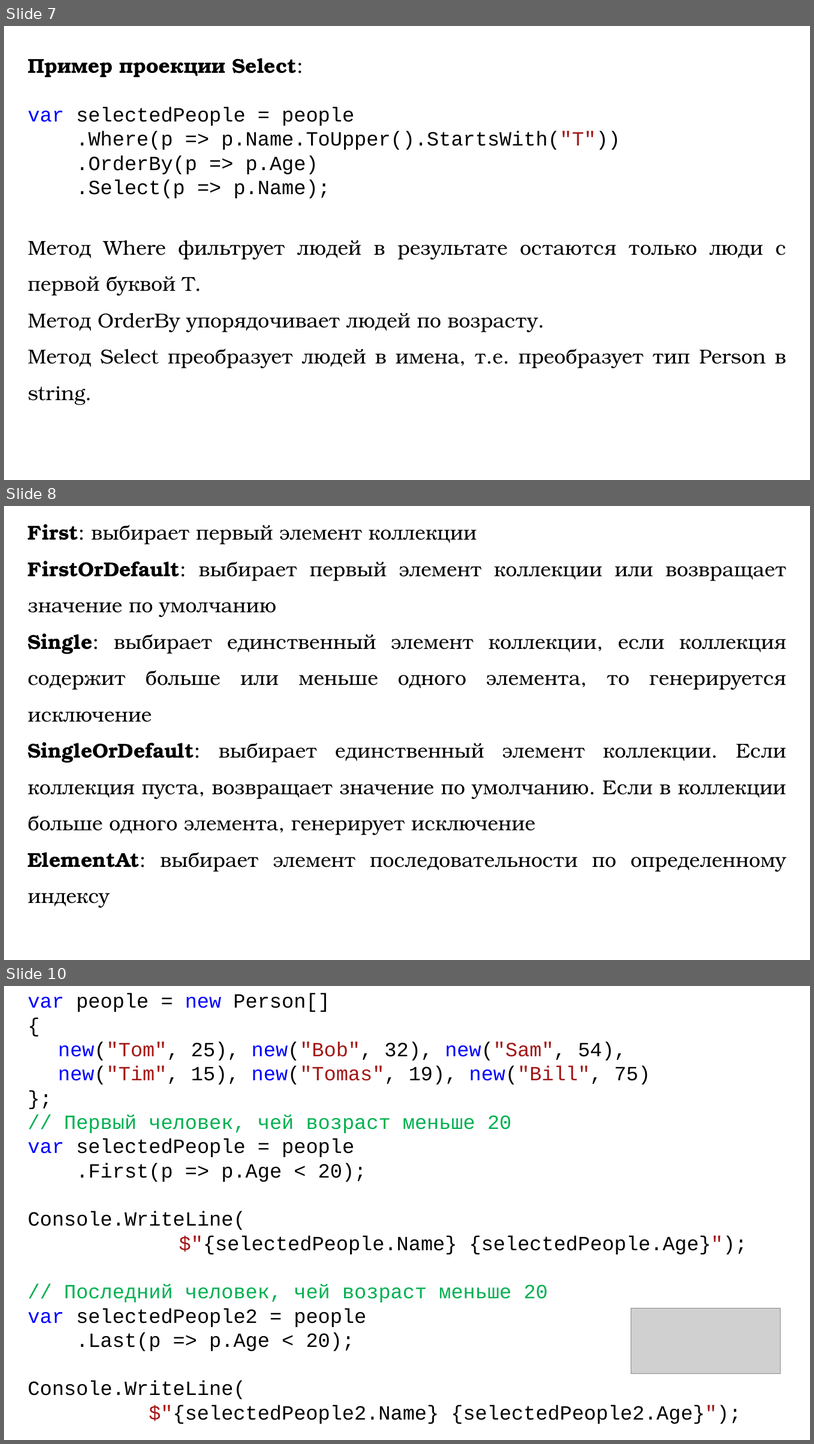
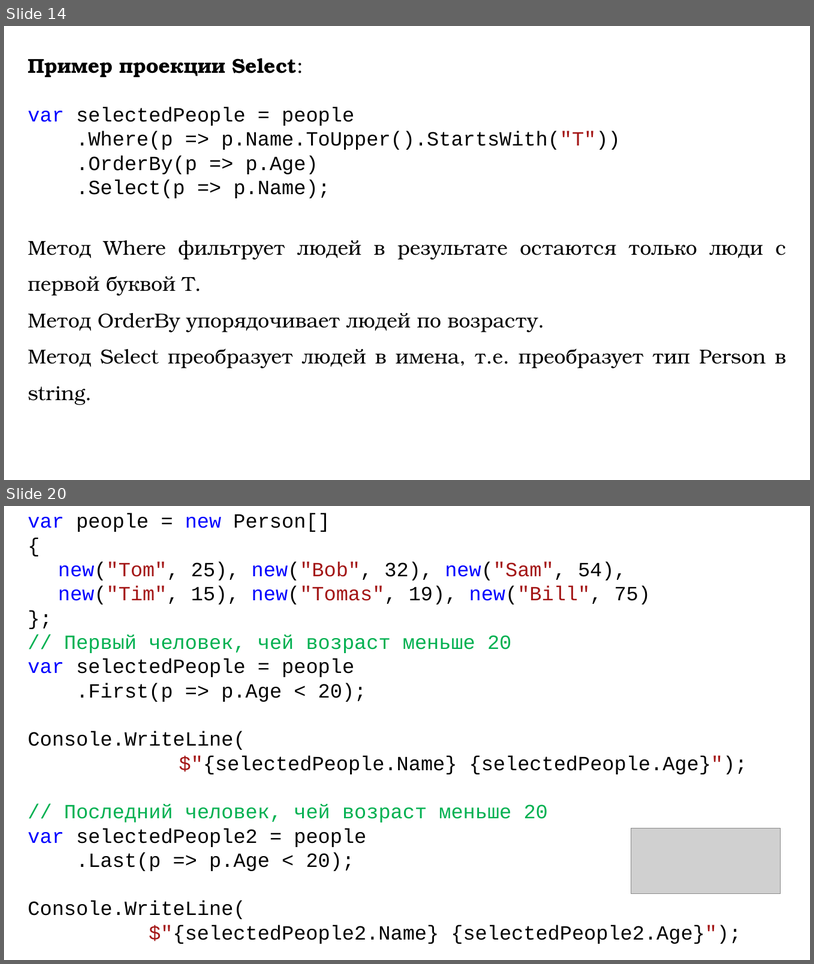
Before and after one commit to DaniilKlyukin/OOP-4, a slide deck: Лекции/ООП 1 лек 7.pptx. Shown one above the other, each under a label of ours: slides 7, 8 and 10 before the commit, slides 14 and 20 after it; the slides between them are not shown. The pictures are 814x1444 and 814x964 pixels, drawn with LibreOffice and Linux fonts; fonts in the diff are those of the drawing; grey boxes stand for pictures. Boxes give left, top, right and bottom in pixels: in the first picture for what was removed or moved away, otherwise in the second. Text is boxed around its words. In the diff, an @@ line names an element or a change of style, - is before the commit and + after.

```diff
--- a/Лекции/ООП 1 лек 7.pptx
+++ b/Лекции/ООП 1 лек 7.pptx
@@ slide 8 removed at bbox=[4, 506, 810, 960], background #FFFFFF @@
@@ text removed at bbox=[28, 524, 787, 907] @@
-First: выбирает первый элемент коллекции
-FirstOrDefault: выбирает первый элемент коллекции или возвращает значение по умолчанию
-Single: выбирает единственный элемент коллекции, если коллекция содержит больше или меньше одного элемента, то генерируется исключение
-SingleOrDefault: выбирает единственный элемент коллекции. Если коллекция пуста, возвращает значение по умолчанию. Если в коллекции больше одного элемента, генерирует исключение
-ElementAt: выбирает элемент последовательности по определенному индексу
@@ what was slide 7 is now slide 14 @@
@@ what was slide 10 is now slide 20 @@
```
Also in this commit, not shown: 4 slides changed, 13 slides added, 1 other slide removed.
